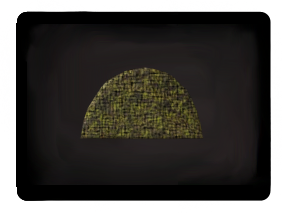
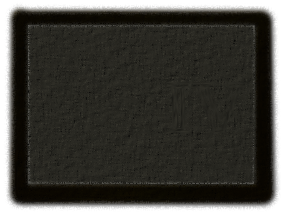
Two versions of the same layered image (282 x 213). Layer-by-layer changes:
renamed "Eingefügte Ebene #7" to "Tarnnetz", hid it over [80, 67, 204, 140]
added layer "Ebene #1" above "Eingefügte Ebene #2" over [19, 16, 263, 193]
added layer "Eingefügte Ebene #2" above "Ebene" over [4, 2, 281, 211]
hid "leer.png" over [4, 2, 281, 211]
